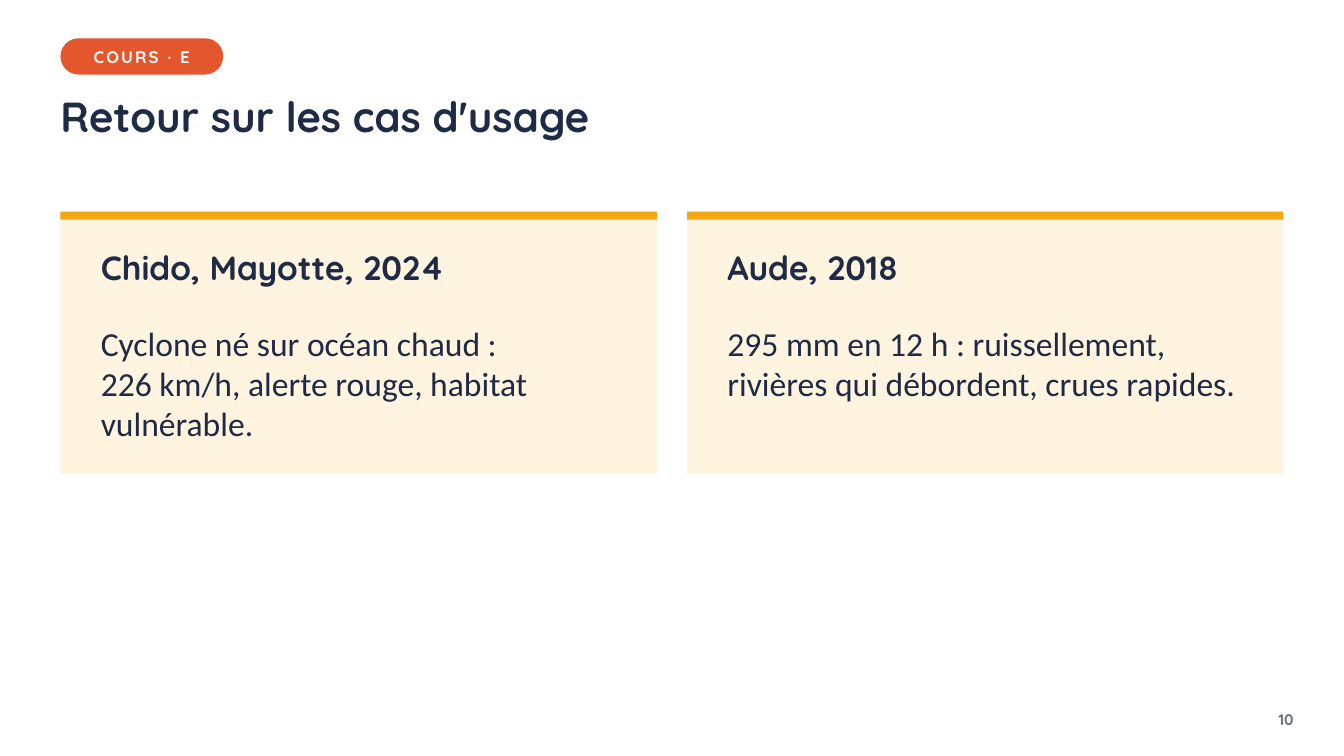
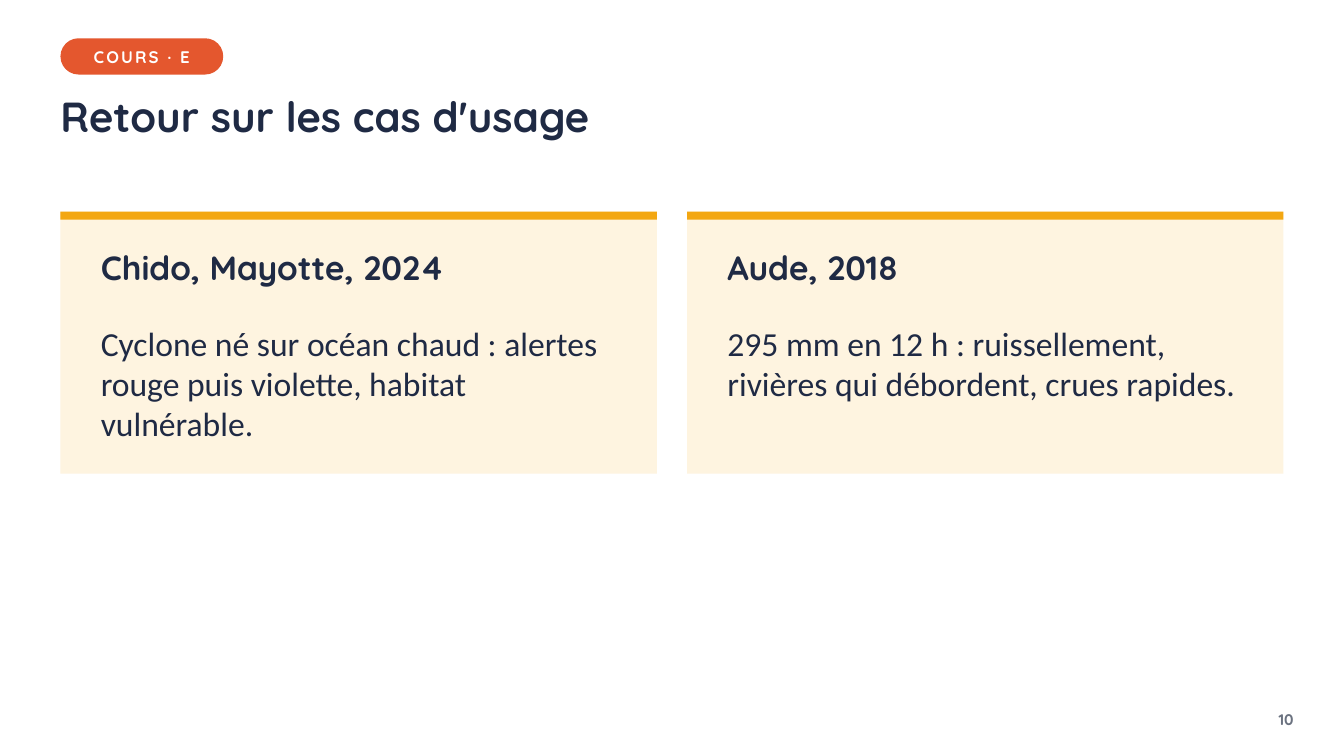
Before and after one commit to VinceIXIV/SVT-cour, a slide deck: slide 10 of cours/4e/S09-tempetes-cyclones-inondations-prevenir-les-risques/4e-S09-diaporama.pptx. Drawn at 1344x756 pixels with LibreOffice and Linux fonts; fonts in the diff are those of the drawing. Boxes give left, top, right and bottom in pixels: in the first picture for what was removed or moved away, otherwise in the second. Text is boxed around its words. In the diff, an @@ line names an element or a change of style, - is before the commit and + after.

```diff
--- a/cours/4e/S09-tempetes-cyclones-inondations-prevenir-les-risques/4e-S09-diaporama.pptx
+++ b/cours/4e/S09-tempetes-cyclones-inondations-prevenir-les-risques/4e-S09-diaporama.pptx
@@ text at <box>101,332,597,437</box>: text changed @@
-Cyclone né sur océan chaud : 226 km/h, alerte rouge, habitat vulnérable.
+Cyclone né sur océan chaud : alertes rouge puis violette, habitat vulnérable.
```
Also in this commit, not shown: 1 other slide changed, 53 other files.
